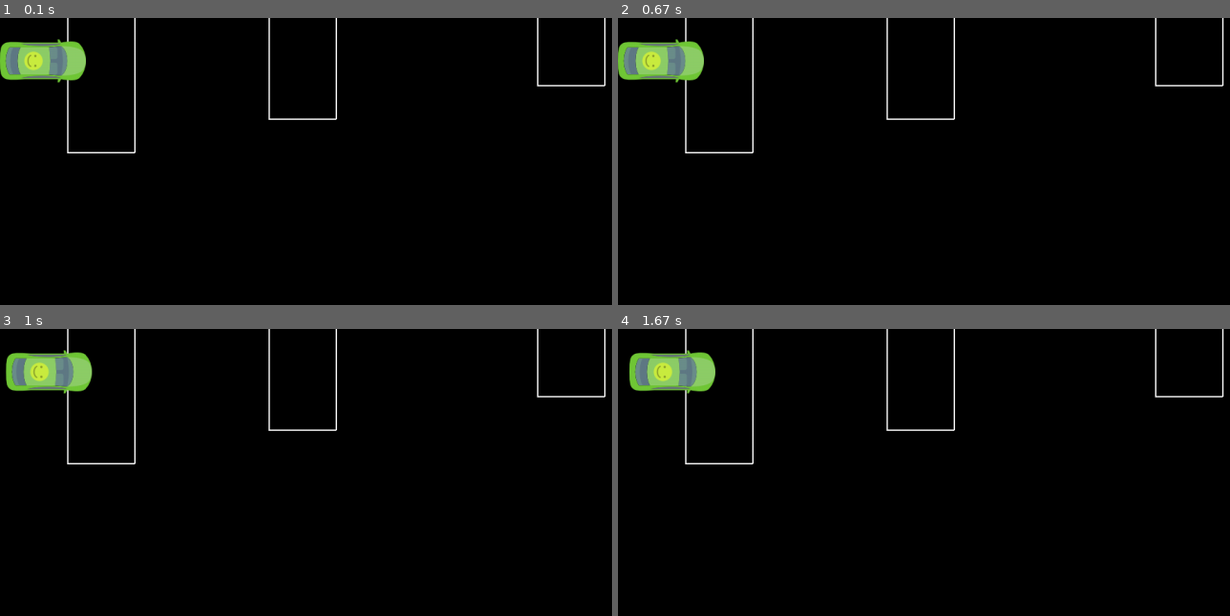
Above: before the commit, frames 1-4 (two rows, left to right).
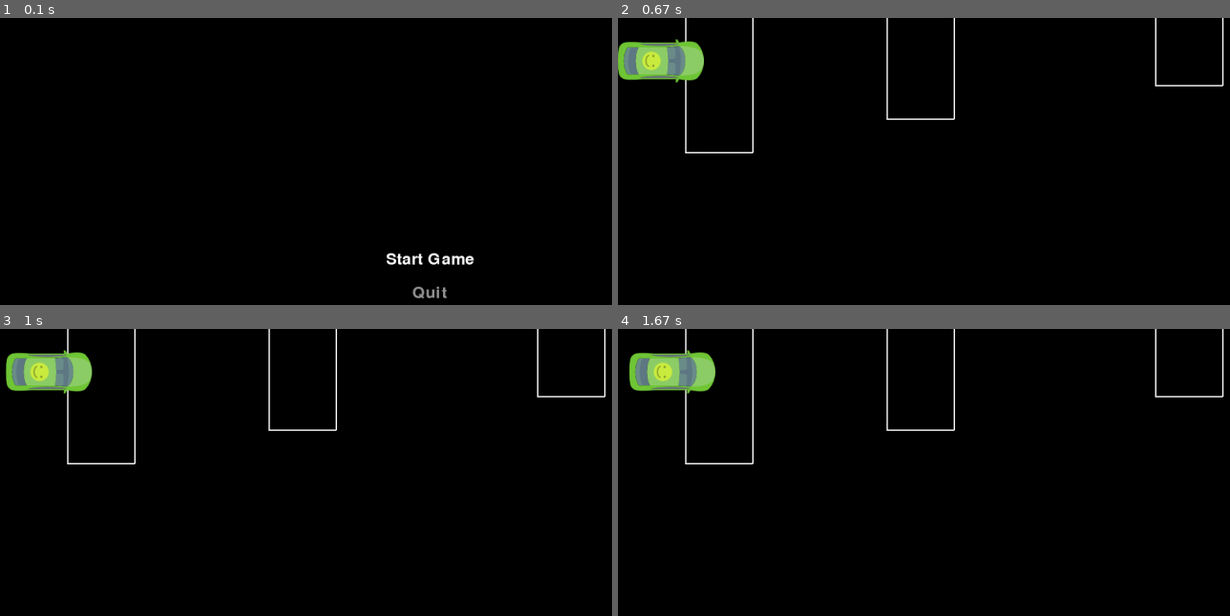
Above: after the commit, the same moments.

Repository: Lukas18769/Projekt-1-5BHEL
Game: pygame game, started from pygame-car-tutorial-master (1)/pygame-car-tutorial-master/game.py
Same seed, same stepped clock (60 frames per second), same inputs: the game is played once before the commit and once after it.
Inputs:
- Up to frame 1 (0.1 s): no input
- Up to frame 2 (0.67 s): tap Enter at 0.33 s
- Up to frame 3 (1 s): hold Up from 0.67 s (still down)
- Up to frame 4 (1.67 s): release Up at 1.13 s

The runs differ from the first frame. In frame 1, 3.2% of the frame differs, in the area x 0-100%, y 0-98%; in frame 2, nothing differs; in frame 3, nothing differs; in frame 4, nothing differs.

Commit message:
Start Menü hinzugefügt

Diff:
--- a/pygame-car-tutorial-master (1)/pygame-car-tutorial-master/game.py
+++ b/pygame-car-tutorial-master (1)/pygame-car-tutorial-master/game.py
@@ -36,6 +36,41 @@
 
 ppu = 32
 
+class Menu:
+    def __init__(self, screen):
+        self.screen = screen
+        self.font = pygame.font.Font(None, 36)
+        self.menu_options = ["Start Game", "Quit"]
+        self.selected_option = 0
+
+    def draw(self):
+        self.screen.fill((0, 0, 0))
+
+        for i, option in enumerate(self.menu_options):
+            color = (255, 255, 255) if i == self.selected_option else (150, 150, 150)
+            text = self.font.render(option, True, color)
+            text_rect = text.get_rect(center=(640, 360 + i * 50))
+            self.screen.blit(text, text_rect)
+
+        pygame.display.flip()
+
+    def handle_input(self):
+        keys = pygame.key.get_pressed()
+
+        if keys[pygame.K_UP]:
+            self.selected_option = (self.selected_option - 1) % len(self.menu_options)
+        elif keys[pygame.K_DOWN]:
+            self.selected_option = (self.selected_option + 1) % len(self.menu_options)
+
+        if keys[pygame.K_RETURN]:
+            if self.selected_option == 0:
+                return "start"
+            elif self.selected_option == 1:
+                return "quit"
+
+        return None
+
+
 class Game:
     def __init__(self):
         pygame.init()
@@ -68,11 +103,28 @@
         car.position.y = max(car.length / 2, min(car.position.y, 720 / ppu - car.length / 2))
 
     def run(self):
+        menu = Menu(self.screen)
+        in_menu = True
+
+        while in_menu:
+            for event in pygame.event.get():
+                if event.type == pygame.QUIT:
+                    in_menu = False
+                    break
+
+            action = menu.handle_input()
+            if action == "start":
+                in_menu = False
+            elif action == "quit":
+                pygame.quit()
+                return
+
+            menu.draw()
+
         current_dir = os.path.dirname(os.path.abspath(__file__))
         image_path = os.path.join(current_dir, "car.png")
         car_image = pygame.image.load(image_path)
         car = Car(0, 0)
-
 
         while not self.exit:
             dt = self.clock.get_time() / 1000
Not shown, added: CHANGELOG.md
